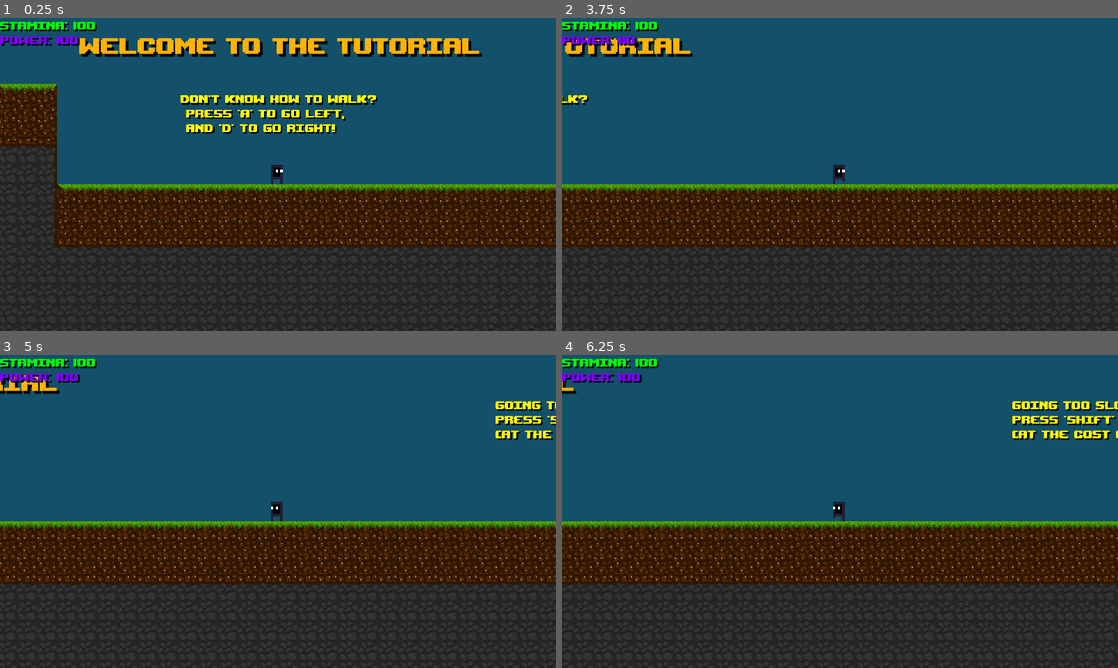
Above: before the commit, frames 1-4 (two rows, left to right).
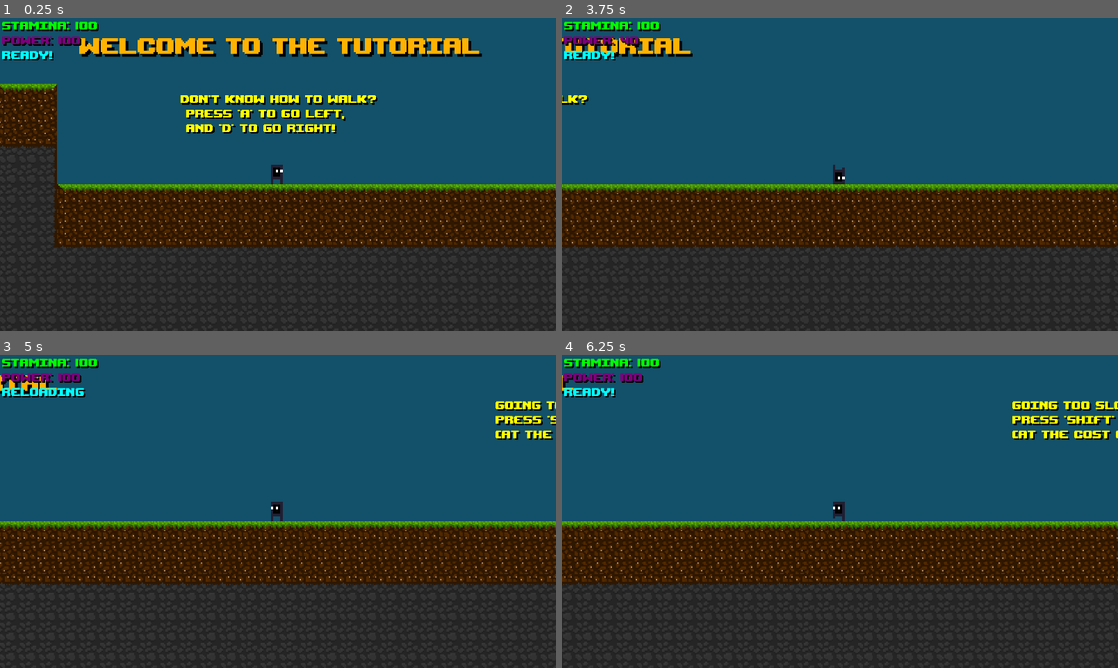
Above: after the commit, the same moments.

Repository: NicolasLFerreira/Cytoplasmic-Warrior
Game: Godot game, scene res://maps/TutorialMap.tscn
Two runs of this game, one before a commit and one after it. Both use one fixed random seed, a clock stepped at 60 frames per second and the inputs below.
Inputs:
- Up to frame 1 (0.25 s): no input
- Up to frame 2 (3.75 s): tap A (walk_left) at 0.5, 1.25, 2, 3.5 s; hold D (walk_right) 0.53-2.03 s; tap G (G) at 0.6, 1.35, 2.3, 3.05 s; tap K (air_jump) at 0.77, 1.52, 3.02 s; hold A (walk_left) 2.03-2.78 s; tap L (convert) at 2.1 s; hold D (walk_right) from 2.78 s (still down); tap J (dash) at 2.85 s; tap N (dodge) at 3.6 s
- Up to frame 3 (5 s): tap K (air_jump) at 3.77, 4.52 s; tap G (G) at 3.8, 4.55 s; tap A (walk_left) at 4.25 s; release D (walk_right) at 4.28 s; hold A (walk_left) from 4.28 s (still down); tap H (shoot) at 4.35 s
- Up to frame 4 (6.25 s): release A (walk_left) at 5.03 s; hold D (walk_right) 5.03-5.78 s; tap Ctrl (sneak) at 5.1 s; tap G (G) at 5.3, 6.05 s; hold A (walk_left) from 5.78 s (still down); tap M (spray) at 5.85 s; tap K (air_jump) at 6.02 s

The runs differ from the first frame. In frame 1, 1.0% of the frame differs, in the area x 0-18%, y 1-14%; in frame 2, 1.0%; in frame 3, 1.1%; in frame 4, 1.0%.
Error in both runs: Invalid get index 'global_position' (on base: 'null instance').

Commit message:
Added a projectile statuses

Diff:
--- a/player/GUI.gd
+++ b/player/GUI.gd
@@ -2,5 +2,10 @@
 
 func _process(delta):
 
-	$Stamina.text = "Stamina: " + str(get_parent().stamina)
-	$Power.text = "Power: " + str(get_parent().power);
+	$Stats/Stamina.text = "Stamina: " + str(get_parent().stamina);
+	$Stats/Power.text = "Power: " + str(get_parent().power);
+
+	if (get_parent().get_node("ReloadProjectileTimer").time_left == 0):
+		$Stats/Projectile.text = "Ready!";
+	else:
+		$Stats/Projectile.text = "Reloading";
--- a/player/PlayerBodyPhysics.gd
+++ b/player/PlayerBodyPhysics.gd
@@ -41,6 +41,13 @@
 var god_speed = 250;
 
 func _process(delta):
+
+	# Stats fix
+
+	if (stamina > stamina_cap):
+		stamina = stamina_cap;
+	if (power > power_cap):
+		power = power_cap;
 
 	# Dev tools
 
@@ -269,7 +276,6 @@
 		die = false;
 
 func die():
-	#print(str(die))
 	if (die and mortal):
 		get_tree().reload_current_scene();
 
--- a/player/PlayerBodyPhysics.tscn
+++ b/player/PlayerBodyPhysics.tscn
@@ -41,23 +41,43 @@
 "_edit_use_anchors_": false
 }
 
-[node name="Stamina" parent="GUI" instance=ExtResource( 6 )]
+[node name="Stats" type="VBoxContainer" parent="GUI"]
+margin_left = 2.0
+margin_right = 498.0
+margin_bottom = 224.0
+rect_scale = Vector2( 0.2, 0.2 )
+__meta__ = {
+"_edit_use_anchors_": false
+}
+
+[node name="Stamina" parent="GUI/Stats" instance=ExtResource( 6 )]
+margin_right = 496.0
+margin_bottom = 72.0
+rect_scale = Vector2( 1, 1 )
 custom_colors/font_color = Color( 0, 1, 0, 1 )
 text = "stamina: 100"
 
-[node name="Power" parent="GUI" instance=ExtResource( 6 )]
-margin_top = 15.0
-margin_right = 964.0
-margin_bottom = 339.0
-custom_colors/font_color = Color( 0.498039, 0, 1, 1 )
+[node name="Power" parent="GUI/Stats" instance=ExtResource( 6 )]
+margin_top = 76.0
+margin_right = 496.0
+margin_bottom = 148.0
+rect_scale = Vector2( 1, 1 )
+custom_colors/font_color = Color( 0.490196, 0, 0.490196, 1 )
 text = "power: 100"
+
+[node name="Projectile" parent="GUI/Stats" instance=ExtResource( 6 )]
+margin_top = 152.0
+margin_right = 496.0
+margin_bottom = 224.0
+rect_scale = Vector2( 1, 1 )
+custom_colors/font_color = Color( 0, 1, 1, 1 )
+text = "ready!"
 
 [node name="PlayerSprite" type="AnimatedSprite" parent="."]
 position = Vector2( -1.3, 0 )
 scale = Vector2( 2.4, 2.5 )
 frames = SubResource( 1 )
 animation = "moving"
-frame = 1
 playing = true
 
 [node name="PlayerCollision" type="CollisionShape2D" parent="."]
@@ -80,12 +100,13 @@
 wait_time = 0.2
 
 [node name="StaminaRegenTimer" type="Timer" parent="."]
-wait_time = 0.3
+wait_time = 0.2
 
 [node name="PowerRegenTimer" type="Timer" parent="."]
 one_shot = true
 
 [node name="SkillTimer" type="Timer" parent="."]
+wait_time = 0.5
 one_shot = true
 
 [node name="DodgeTimer" type="Timer" parent="."]
@@ -93,7 +114,7 @@
 one_shot = true
 
 [node name="ReloadProjectileTimer" type="Timer" parent="."]
-wait_time = 0.5
+wait_time = 1.5
 one_shot = true
 [connection signal="area_entered" from="PlayerArea" to="." method="_on_enemy_enter"]
 [connection signal="area_exited" from="PlayerArea" to="." method="_on_enemy_exit"]
